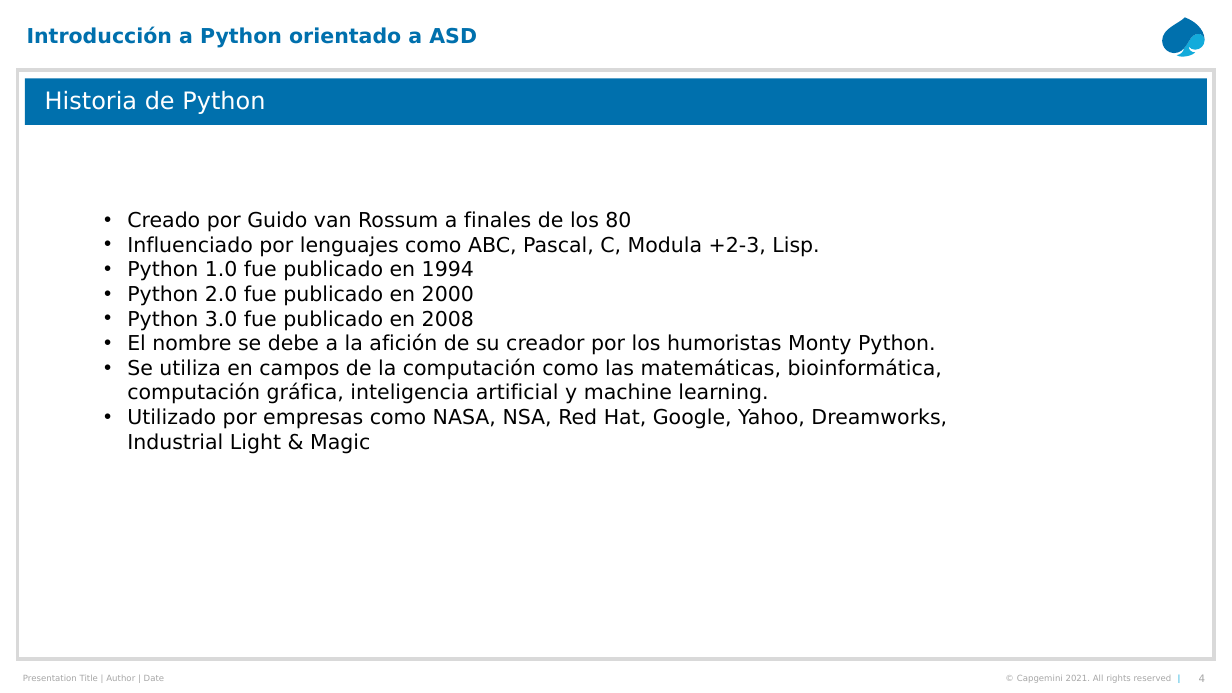
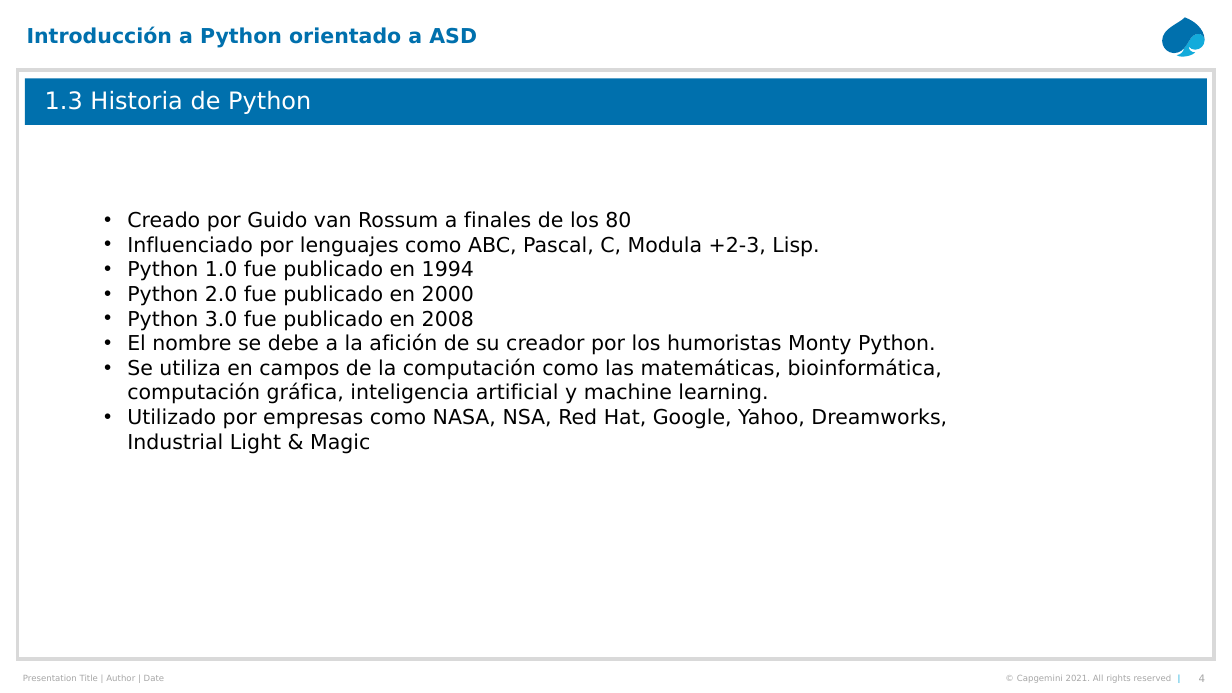
Before and after one commit to jacandau/introduccion-python, a slide deck: slide 4 of presentaciones/01-Introducción.pptx. Drawn at 1232x693 pixels with LibreOffice and Linux fonts; fonts in the diff are those of the drawing. Boxes give left, top, right and bottom in pixels: in the first picture for what was removed or moved away, otherwise in the second. Text is boxed around its words. In the diff, an @@ line names an element or a change of style, - is before the commit and + after.

```diff
--- a/presentaciones/01-Introducción.pptx
+++ b/presentaciones/01-Introducción.pptx
@@ title at bbox=[45, 90, 311, 114]: text changed @@
-Historia de Python
+1.3 Historia de Python
```
Also in this commit, not shown: 3 other slides changed, 3 other files.
